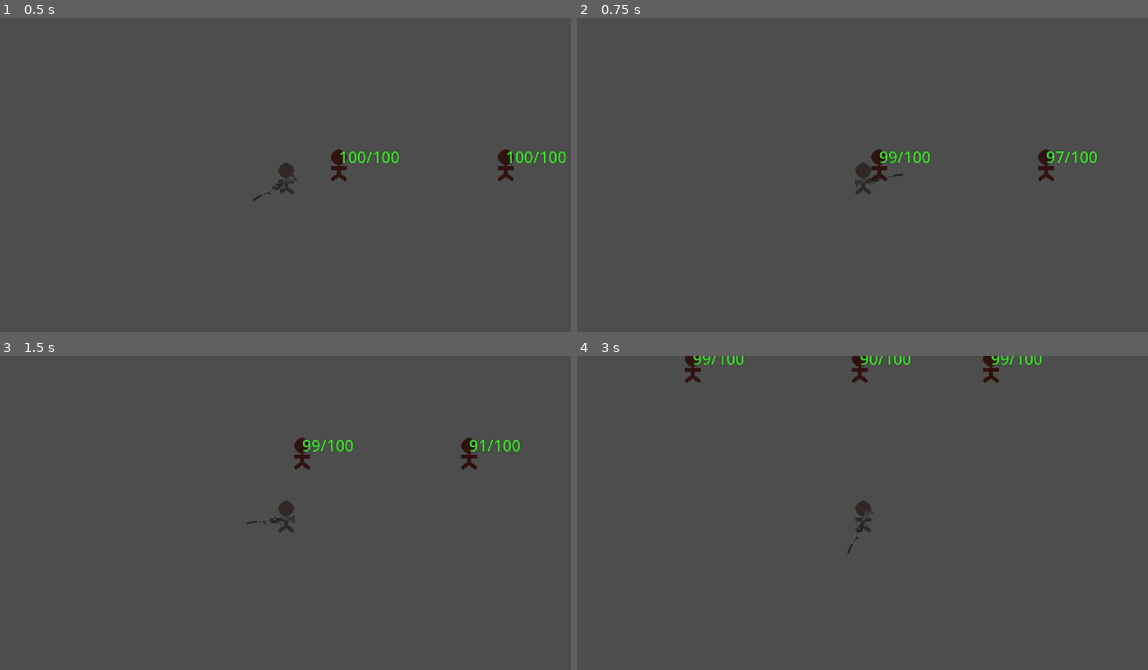
Above: before the commit, frames 1-4 (two rows, left to right).
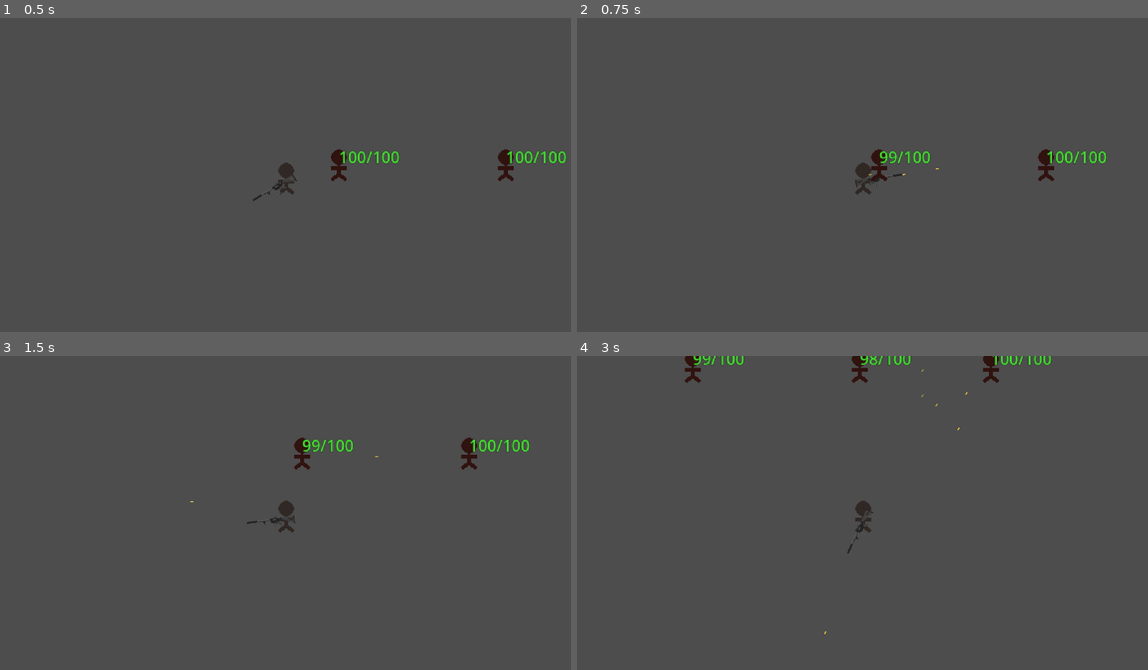
Above: after the commit, the same moments.

Repository: ExHilEr8/Personal-Game-Jam
Game: Godot game, scene res://scenes/main.tscn
The game is run twice, just before and just after one commit, with the same random seed, the same clock (stepped at 60 frames per second) and the same inputs. Sound files missing from this copy of the repository are replaced by a short silence.
Inputs (mouse positions are in pixels of both pictures, inside the frame that each line leads up to):
- Up to frame 1 (0.5 s): no input
- Up to frame 2 (0.75 s): tap Enter at 0.5 s; move the mouse to (988, 162) at 0.52 s; press the mouse at (988, 162) at 0.53 s; hold D (move_right) from 0.53 s (still down)
- Up to frame 3 (1.5 s): tap Space at 1.25 s; move the mouse to (171, 531) at 1.27 s; release D (move_right) at 1.28 s; release the mouse at (171, 531) at 1.28 s; hold S (move_down) from 1.28 s (still down); click (171, 531) at 1.35 s
- Up to frame 4 (3 s): move the mouse to (919, 447) at 2.02 s; release S (move_down) at 2.03 s; press the mouse at (919, 447) at 2.03 s; hold D (move_right) 2.03-2.78 s; tap Enter at 2.75 s; move the mouse to (833, 582) at 2.77 s; release the mouse at (833, 582) at 2.78 s; hold W (move_up) from 2.78 s (still down); click (833, 582) at 2.85 s

Frame 1 is identical in both runs. In frame 2, 0.2% of the frame differs, in the area x 51-93%, y 42-51%; in frame 3, 0.2%; in frame 4, 0.2%.

Commit message:
Changed default linear damp projecting setting = 0 and added box in weapon_testing

Diff:
--- a/project.godot
+++ b/project.godot
@@ -95,6 +95,7 @@
 
 2d/default_gravity=0.0
 2d/default_gravity_vector=Vector2(0, 0)
+2d/default_linear_damp=0.0
 
 [rendering]
 
--- a/scenes/physics_projectiles/piercingm4bullet.tscn
+++ /dev/null
@@ -1,35 +0,0 @@
-[gd_scene load_steps=6 format=3 uid="uid://qdgpx6n8ryg2"]
-
-[ext_resource type="Script" path="res://scenes/PhysicsProjectile.gd" id="1_maeli"]
-[ext_resource type="PackedScene" uid="uid://cvv8wdprhevxn" path="res://scenes/projectile_animations/m4bulletanimation.tscn" id="2_lv85q"]
-[ext_resource type="AudioStream" uid="uid://c32xm70y8sshi" path="res://assets/audio/hitmarker.wav" id="3_svg4l"]
-[ext_resource type="Texture2D" uid="uid://tfqcnc4n5xkg" path="res://assets/sprites/arbullet.png" id="4_4vfxk"]
-
-[sub_resource type="RectangleShape2D" id="RectangleShape2D_57cu1"]
-size = Vector2(3, 1)
-
-[node name="Projectile" type="RigidBody2D" node_paths=PackedStringArray("collider") groups=["Projectile"]]
-collision_layer = 8
-collision_mask = 17
-lock_rotation = true
-continuous_cd = 1
-max_contacts_reported = 999
-contact_monitor = true
-script = ExtResource("1_maeli")
-collider = NodePath(".")
-projectile_speed = 1200.0
-play_effect_on_enemy = true
-play_effect_on_wall = true
-impact_animator = ExtResource("2_lv85q")
-impact_sound = ExtResource("3_svg4l")
-sound_volume = -15.0
-sound_attenuation = 0.95
-
-[node name="Sprite2D" type="Sprite2D" parent="."]
-texture = ExtResource("4_4vfxk")
-
-[node name="CollisionShape2D" type="CollisionShape2D" parent="."]
-shape = SubResource("RectangleShape2D_57cu1")
-
-[connection signal="body_entered" from="." to="." method="_on_body_entered"]
-[connection signal="body_exited" from="." to="." method="_on_body_exited"]
--- a/scenes/testing_scenes/weapon_testing.tscn
+++ b/scenes/testing_scenes/weapon_testing.tscn
@@ -3,7 +3,7 @@
 [ext_resource type="PackedScene" uid="uid://dbwiyy32jjiv8" path="res://scenes/player/player.tscn" id="1_tgmxy"]
 [ext_resource type="Script" path="res://scenes/weapon_container.gd" id="2_xvo12"]
 [ext_resource type="PackedScene" uid="uid://cv3jeqsihp3ey" path="res://scenes/weapons/assault_rifles/m4.tscn" id="3_5a638"]
-[ext_resource type="PackedScene" uid="uid://qdgpx6n8ryg2" path="res://scenes/physics_projectiles/piercingm4bullet.tscn" id="4_x2js2"]
+[ext_resource type="PackedScene" uid="uid://cm0aq0yd2skvp" path="res://scenes/physics_projectiles/m4bullet.tscn" id="4_cxa28"]
 [ext_resource type="PackedScene" uid="uid://d2hqsdb4xswu5" path="res://scenes/prefabs/HitscanProjectilePrefab.tscn" id="5_txgtt"]
 [ext_resource type="PackedScene" uid="uid://bew6phnc4wfen" path="res://scenes/prefabs/EnemyPrefab.tscn" id="6_3freg"]
 [ext_resource type="Texture2D" uid="uid://8ba48ruimrsk" path="res://assets/sprites/tempplayer.png" id="7_ml2a3"]
@@ -29,9 +29,8 @@
 fire_rate = 0.05
 magazine_size = 9000
 reserve_ammo = 9000
-is_hitscan = true
 queue_firing_delay = 0.0
-physics_projectile = ExtResource("4_x2js2")
+physics_projectile = ExtResource("4_cxa28")
 hitscan_projectile = ExtResource("5_txgtt")
 
 [node name="SceneObjects" type="Node2D" parent="."]
@@ -103,6 +102,46 @@
 shape = SubResource("RectangleShape2D_q0hqs")
 debug_color = Color(0.913725, 0.290196, 0, 0.419608)
 
+[node name="Box" type="Node2D" parent="SceneObjects"]
+
+[node name="Wall3" type="StaticBody2D" parent="SceneObjects/Box" groups=["Wall"]]
+position = Vector2(27, -108)
+collision_layer = 16
+
+[node name="CollisionShape2D" type="CollisionShape2D" parent="SceneObjects/Box/Wall3" groups=["Wall"]]
+position = Vector2(84, 2)
+shape = SubResource("RectangleShape2D_q0hqs")
+debug_color = Color(0.913725, 0.290196, 0, 0.419608)
+
+[node name="Wall4" type="StaticBody2D" parent="SceneObjects/Box" groups=["Wall"]]
+position = Vector2(151, -162)
+rotation = 1.5708
+collision_layer = 16
+
+[node name="CollisionShape2D" type="CollisionShape2D" parent="SceneObjects/Box/Wall4" groups=["Wall"]]
+position = Vector2(84, 2)
+shape = SubResource("RectangleShape2D_q0hqs")
+debug_color = Color(0.913725, 0.290196, 0, 0.419608)
+
+[node name="Wall6" type="StaticBody2D" parent="SceneObjects/Box" groups=["Wall"]]
+position = Vector2(151, -218)
+rotation = 1.5708
+collision_layer = 16
+
+[node name="CollisionShape2D" type="CollisionShape2D" parent="SceneObjects/Box/Wall6" groups=["Wall"]]
+position = Vector2(84, 2)
+shape = SubResource("RectangleShape2D_q0hqs")
+debug_color = Color(0.913725, 0.290196, 0, 0.419608)
+
+[node name="Wall5" type="StaticBody2D" parent="SceneObjects/Box" groups=["Wall"]]
+position = Vector2(102, -108)
+collision_layer = 16
+
+[node name="CollisionShape2D" type="CollisionShape2D" parent="SceneObjects/Box/Wall5" groups=["Wall"]]
+position = Vector2(84, 2)
+shape = SubResource("RectangleShape2D_q0hqs")
+debug_color = Color(0.913725, 0.290196, 0, 0.419608)
+
 [editable path="Player/WeaponContainer/Weapon"]
 [editable path="SceneObjects/EnemyInFront"]
 [editable path="SceneObjects/EnemyInMiddle"]
Not shown: 2 places in scenes/physics_projectiles/m4bullet.tscn that only renumber resources
